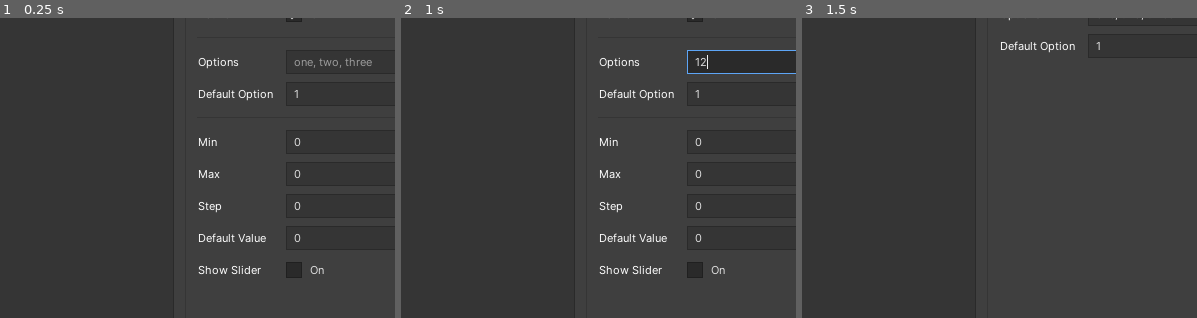
Above: before the commit, frames 1-3 (left to right).
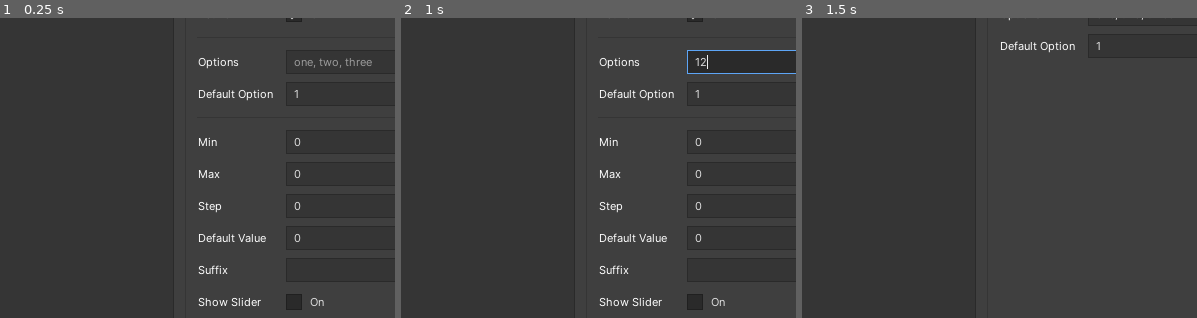
Above: after the commit, the same moments.

Repository: kkga/datatype-ui-designer
Game: Godot game, scene res://Main.tscn
Same seed, same stepped clock (60 frames per second), same inputs: the game is played once before the commit and once after it.
Inputs (mouse positions are % of the whole screen's width and height, from its top left):
- Up to frame 1 (0.25 s): no input
- Up to frame 2 (1 s): click (54, 5) at 0.52 s; type "Alex" at 0.6 s; click (54, 26) at 0.75 s; type "12" at 0.83 s
- Up to frame 3 (1.5 s): click "+ Add Property" at 1.25 s
The pictures show only the part of the screen within x 8-58%, y 19-69%; the shares and areas given below are measured in that part.

The runs differ from the first frame. In frame 1, 0.5% of the frame differs, in the area x 50-83%, y 82-98%; in frame 2, 0.5%; in frame 3, nothing differs.
Error before the commit: Invalid get index '0' (on base: 'PoolIntArray'). (res://Main.gd:163)
Error after the commit: Invalid get index '0' (on base: 'PoolIntArray'). (res://Main.gd:165)

Commit message:
add number suffix

Diff:
--- a/Main.gd
+++ b/Main.gd
@@ -25,7 +25,7 @@
 var meta_dict_base := {
 	boolean = {enabled = false},
 	option = {options = "one, two, three", default = 0},
-	number = {min = 0, max = 1000, step = 1, default = 0, use_slider = false}
+	number = {min = 0, max = 1000, step = 1, default = 0, suffix = "", use_slider = false}
 }
 
 
@@ -95,6 +95,8 @@
 			selected_property.meta.step = value
 		"number_default":
 			selected_property.meta.default = value
+		"number_suffix":
+			selected_property.meta.suffix = value
 		"number_show_slider":
 			selected_property.meta.use_slider = value
 
--- a/PropertyConfig/PropertyConfig.gd
+++ b/PropertyConfig/PropertyConfig.gd
@@ -21,6 +21,7 @@
 onready var number_max_field := $MarginContainer/VBoxContainer/Number/HBoxContainer2/NumberMax
 onready var number_step_field := $MarginContainer/VBoxContainer/Number/HBoxContainer4/NumberStep
 onready var number_default_field := $MarginContainer/VBoxContainer/Number/HBoxContainer5/NumberDefault
+onready var number_suffix_field := $MarginContainer/VBoxContainer/Number/HBoxContainer6/NumberSuffix
 onready var number_slider_btn := $MarginContainer/VBoxContainer/Number/HBoxContainer3/NumberShowSlider
 
 
@@ -46,6 +47,7 @@
 			number_max_field.value = property.meta.max
 			number_step_field.value = property.meta.step
 			number_default_field.value = property.meta.default
+			number_suffix_field.text = property.meta.suffix
 			number_slider_btn.pressed = property.meta.use_slider
 
 
@@ -101,3 +103,7 @@
 
 func _on_NumberShowSlider_toggled(button_pressed: bool) -> void:
 	emit_signal("value_changed", "number_show_slider", button_pressed)
+
+
+func _on_NumberSuffix_text_changed(new_text: String) -> void:
+	emit_signal("value_changed", "number_suffix", new_text)
--- a/PropertyConfig/PropertyConfig.tscn
+++ b/PropertyConfig/PropertyConfig.tscn
@@ -19,11 +19,11 @@
 
 [node name="MarginContainer" type="MarginContainer" parent="."]
 margin_right = 320.0
-margin_bottom = 360.0
+margin_bottom = 392.0
 
 [node name="VBoxContainer" type="VBoxContainer" parent="MarginContainer"]
 margin_right = 320.0
-margin_bottom = 360.0
+margin_bottom = 392.0
 custom_constants/separation = 8
 
 [node name="NameContainer" type="HBoxContainer" parent="MarginContainer/VBoxContainer"]
@@ -156,7 +156,7 @@
 [node name="Number" type="VBoxContainer" parent="MarginContainer/VBoxContainer"]
 margin_top = 192.0
 margin_right = 320.0
-margin_bottom = 360.0
+margin_bottom = 392.0
 custom_constants/separation = 8
 
 [node name="HSeparator3" type="HSeparator" parent="MarginContainer/VBoxContainer/Number"]
@@ -178,10 +178,14 @@
 text = "Min"
 
 [node name="NumberMin" type="SpinBox" parent="MarginContainer/VBoxContainer/Number/HBoxContainer"]
-margin_left = 88.0
-margin_right = 320.0
-margin_bottom = 24.0
-size_flags_horizontal = 3
+anchor_top = 0.0165176
+anchor_bottom = 0.0165176
+margin_left = 88.0
+margin_right = 320.0
+margin_bottom = 24.0
+size_flags_horizontal = 3
+min_value = -9999.0
+max_value = 9999.0
 
 [node name="HBoxContainer2" type="HBoxContainer" parent="MarginContainer/VBoxContainer/Number"]
 margin_top = 48.0
@@ -202,6 +206,8 @@
 margin_right = 320.0
 margin_bottom = 24.0
 size_flags_horizontal = 3
+min_value = -9999.0
+max_value = 9999.0
 
 [node name="HBoxContainer4" type="HBoxContainer" parent="MarginContainer/VBoxContainer/Number"]
 margin_top = 80.0
@@ -218,10 +224,14 @@
 text = "Step"
 
 [node name="NumberStep" type="SpinBox" parent="MarginContainer/VBoxContainer/Number/HBoxContainer4"]
-margin_left = 88.0
-margin_right = 320.0
-margin_bottom = 24.0
-size_flags_horizontal = 3
+anchor_top = 0.0165176
+anchor_bottom = 0.0165176
+margin_left = 88.0
+margin_right = 320.0
+margin_bottom = 24.0
+size_flags_horizontal = 3
+min_value = -9999.0
+max_value = 9999.0
 
 [node name="HBoxContainer5" type="HBoxContainer" parent="MarginContainer/VBoxContainer/Number"]
 margin_top = 112.0
@@ -242,11 +252,33 @@
 margin_right = 320.0
 margin_bottom = 24.0
 size_flags_horizontal = 3
+min_value = -9999.0
+max_value = 9999.0
+
+[node name="HBoxContainer6" type="HBoxContainer" parent="MarginContainer/VBoxContainer/Number"]
+margin_top = 144.0
+margin_right = 320.0
+margin_bottom = 168.0
+rect_min_size = Vector2( 0, 24 )
+custom_constants/separation = 8
+
+[node name="Name" type="Label" parent="MarginContainer/VBoxContainer/Number/HBoxContainer6"]
+margin_top = 5.0
+margin_right = 80.0
+margin_bottom = 19.0
+rect_min_size = Vector2( 80, 0 )
+text = "Suffix"
+
+[node name="NumberSuffix" type="LineEdit" parent="MarginContainer/VBoxContainer/Number/HBoxContainer6"]
+margin_left = 88.0
+margin_right = 320.0
+margin_bottom = 24.0
+size_flags_horizontal = 3
 
 [node name="HBoxContainer3" type="HBoxContainer" parent="MarginContainer/VBoxContainer/Number"]
-margin_top = 144.0
-margin_right = 320.0
-margin_bottom = 168.0
+margin_top = 176.0
+margin_right = 320.0
+margin_bottom = 200.0
 rect_min_size = Vector2( 0, 24 )
 custom_constants/separation = 8
 
@@ -298,4 +330,5 @@
 [connection signal="value_changed" from="MarginContainer/VBoxContainer/Number/HBoxContainer2/NumberMax" to="." method="_on_NumberMax_value_changed"]
 [connection signal="value_changed" from="MarginContainer/VBoxContainer/Number/HBoxContainer4/NumberStep" to="." method="_on_NumberStep_value_changed"]
 [connection signal="value_changed" from="MarginContainer/VBoxContainer/Number/HBoxContainer5/NumberDefault" to="." method="_on_NumberDefault_value_changed"]
+[connection signal="text_changed" from="MarginContainer/VBoxContainer/Number/HBoxContainer6/NumberSuffix" to="." method="_on_NumberSuffix_text_changed"]
 [connection signal="toggled" from="MarginContainer/VBoxContainer/Number/HBoxContainer3/NumberShowSlider" to="." method="_on_NumberShowSlider_toggled"]
--- a/TypeControl/TypeControl.gd
+++ b/TypeControl/TypeControl.gd
@@ -44,6 +44,7 @@
 			spinbox.min_value = meta.min
 			spinbox.max_value = meta.max
 			spinbox.step = meta.step
+			spinbox.suffix = meta.suffix
 #			TODO: add slider functionality
 
 
